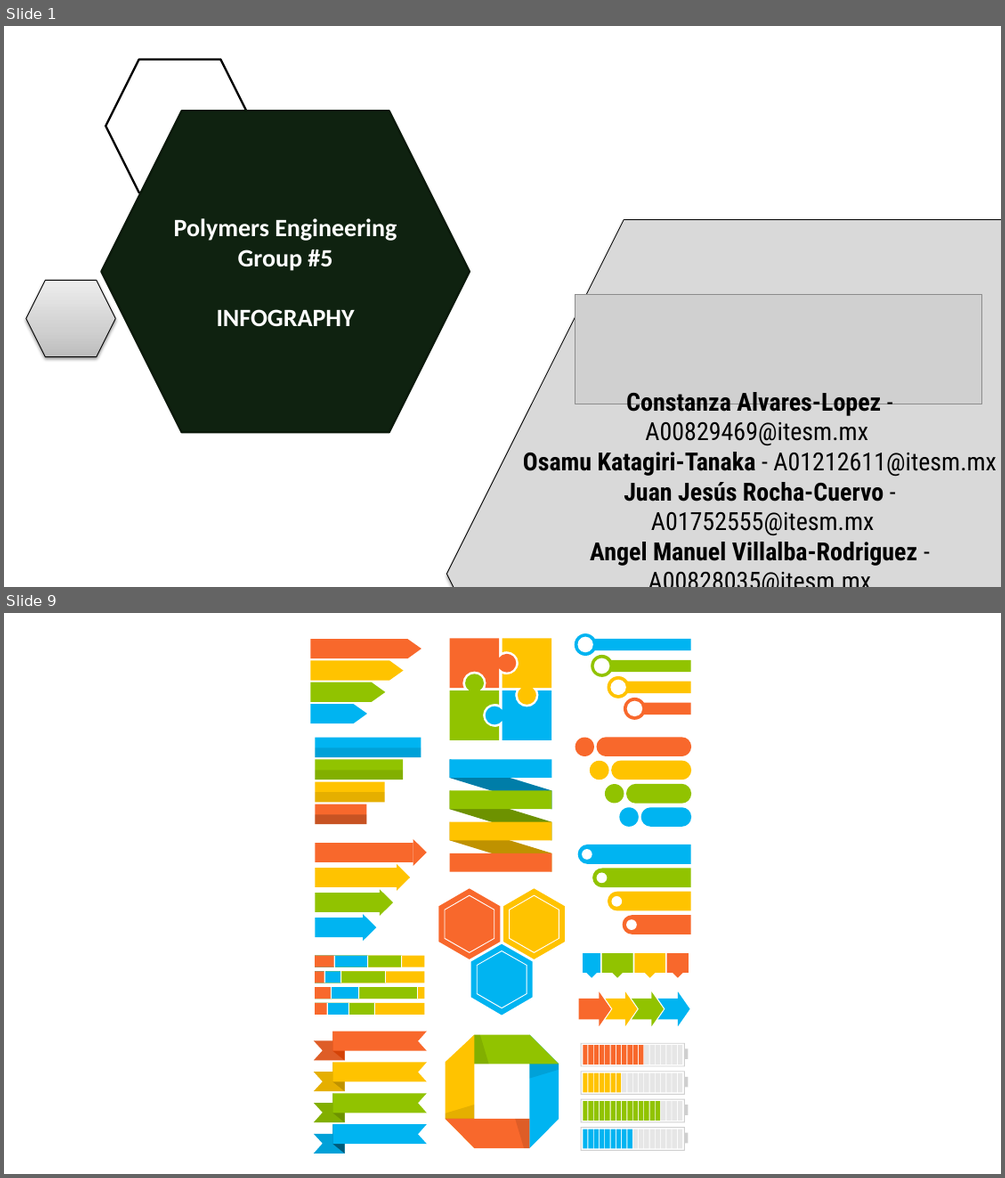
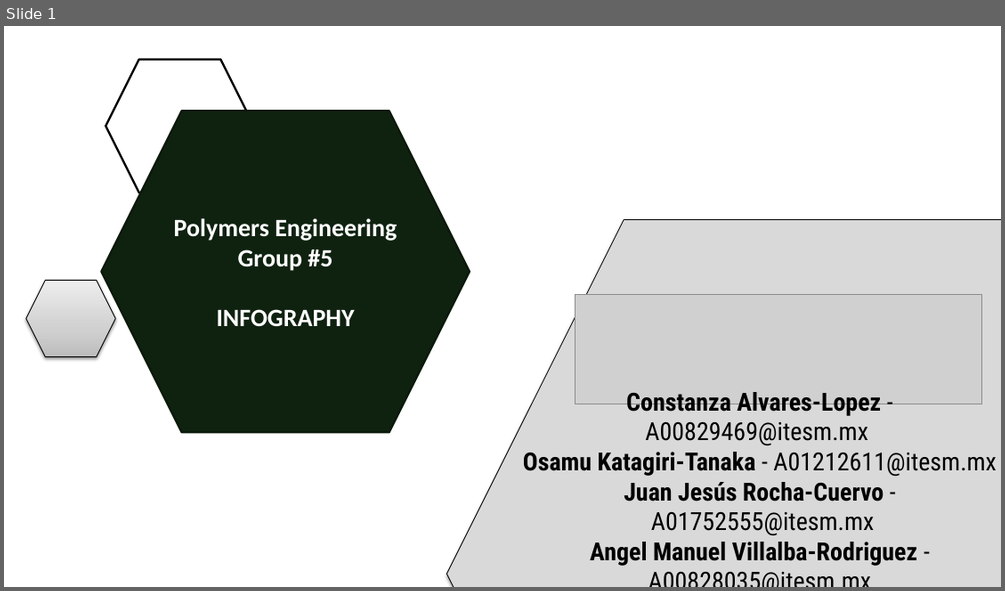
Before and after one commit to KiraSensei13/MNT_ITESM_courses, a slide deck: 3a.1.PlasticsAndCompositesEngineering/8_FinalTerm/0_infography/Team5_infography.pptx. Shown one above the other, each under a label of ours: slides 1 and 9 before the commit, slide 1 after it; the slides between them are not shown. The pictures are 1005x1178 and 1005x591 pixels, drawn with LibreOffice and Linux fonts; fonts in the diff are those of the drawing; grey boxes stand for pictures; background and template pictures are left out. Boxes give left, top, right and bottom in pixels: in the first picture for what was removed or moved away, otherwise in the second. Text is boxed around its words. In the diff, an @@ line names an element or a change of style, - is before the commit and + after.

```diff
--- a/3a.1.PlasticsAndCompositesEngineering/8_FinalTerm/0_infography/Team5_infography.pptx
+++ b/3a.1.PlasticsAndCompositesEngineering/8_FinalTerm/0_infography/Team5_infography.pptx
@@ slide 9 removed at (4,613,1001,1174), background #FFFFFF @@
@@ group removed at (450,639,552,740): 4 freeform shapes @@
@@ group removed at (310,639,421,723): 4 freeform shapes @@
@@ group removed at (574,633,691,720): 8 ellipses, 4 rectangles @@
@@ group removed at (450,760,551,872): 4 freeform shapes, 4 rectangles @@
@@ group removed at (316,737,421,825): 9 rectangles @@
@@ group removed at (575,737,691,827): 4 freeform shapes, 4 ellipses @@
@@ group removed at (438,888,565,1015): 6 freeform shapes @@
@@ group removed at (316,839,427,941): 4 rectangles, 4 freeform shapes @@
@@ group removed at (577,844,691,934): 4 freeform shapes, 4 ellipses @@
@@ group removed at (582,953,688,977): 4 rectangles, 4 freeform shapes @@
@@ group removed at (316,956,425,1013): 28 rectangles, 12 freeform shapes @@
@@ group removed at (578,991,689,1026): 7 freeform shapes, 1 rectangle @@
@@ group removed at (558,1043,688,1151): 76 rectangles, 5 freeform shapes @@
@@ group removed at (445,1035,558,1149): 10 freeform shapes, 3 rectangles @@
@@ group removed at (314,1031,428,1153): 16 freeform shapes @@
```
Also in this commit, not shown: 2 slides changed, 2 slides added, 6 other slides removed, 19 other files.
